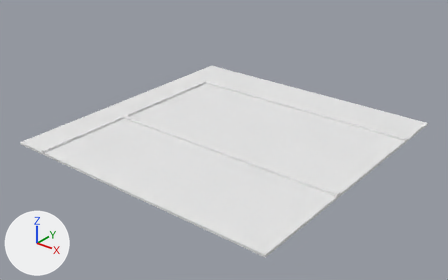
The OBJ model assets/models/classroom.obj: old version first, new version second.
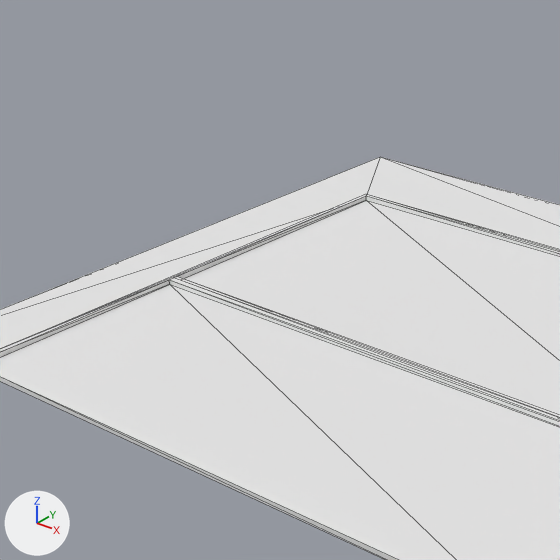
There are two pictures of each version: one whole from a 50 mm camera at (150.8, -193.1, 115.9) aimed at (2.4, -7.7, 0.9), one close up on the part from 12% to 64% of the width and 0% to 84% of the height. Every picture has the same lights, and +X, +Y and +Z are marked at lower left. The close-ups show mesh edges as thin lines. Where no turn or scale is listed for an object, it has been applied to the vertices. Vertices at the same position are counted once.

Objects in the first close-up: 'classroom'.
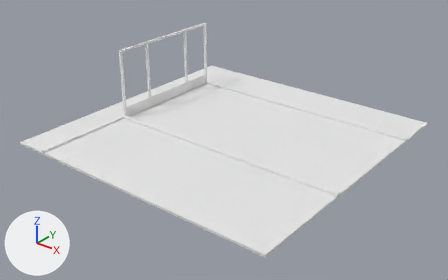
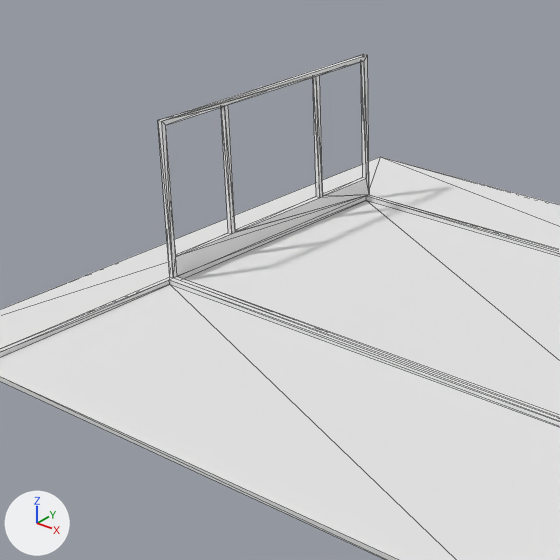
What differs and where, as boxes (x1, y1, x2, y2) in the close-ups (560 x 560 px):
'classroom', reshaped
    before: (0, 157, 560, 560)
    after: (0, 54, 560, 560)
part 1 of me_classroom, built on
    before: (0, 194, 560, 349)
    after: (0, 54, 560, 349)

The change, as a list of edits to the scene's bpy script:
```text
Change me_classroom:
    used by ob_classroom; location = (0.0, 0.0, 0.0)
    remove me_classroom.from_pydata(...)  # 31 vertices, 58 faces; spans x -63.0..63.0, y -63.0..63.0, z 0.0..2.0
    add me_classroom.from_pydata(...)  # 60 vertices, 128 faces; spans x -63.0..63.0, y -63.0..63.0, z 0.0..33.0
    me_classroom part 1
    1 vertex is removed from x -48.0, y 40.0, z 2.0
    9 faces are deleted
    16 vertices are added at x -48.0..-47.0, y -18.0..40.0, z 2.0..33.0
    14 new vertices lie (1.0, 0.0, 0.0) away from vertices in x -48.0, y -18.0..40.0, z 6.0..33.0
    79 new faces join them
```
